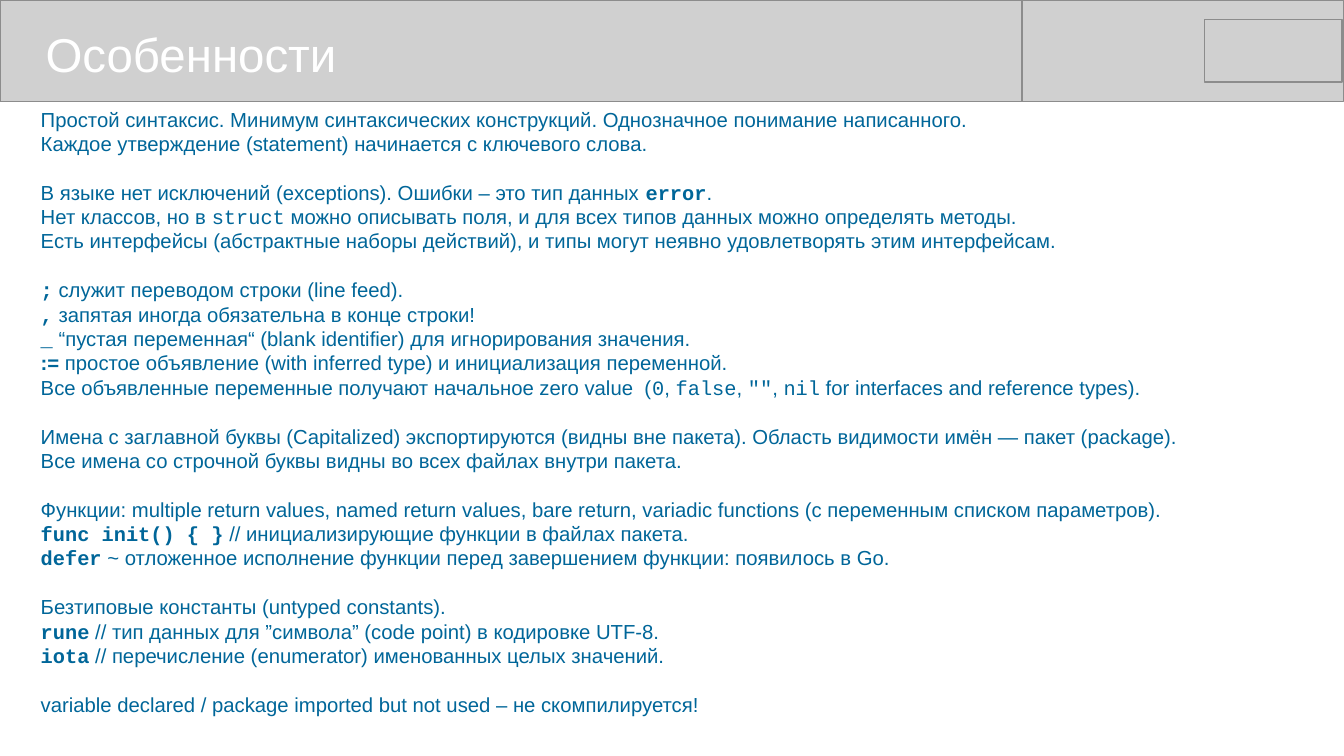
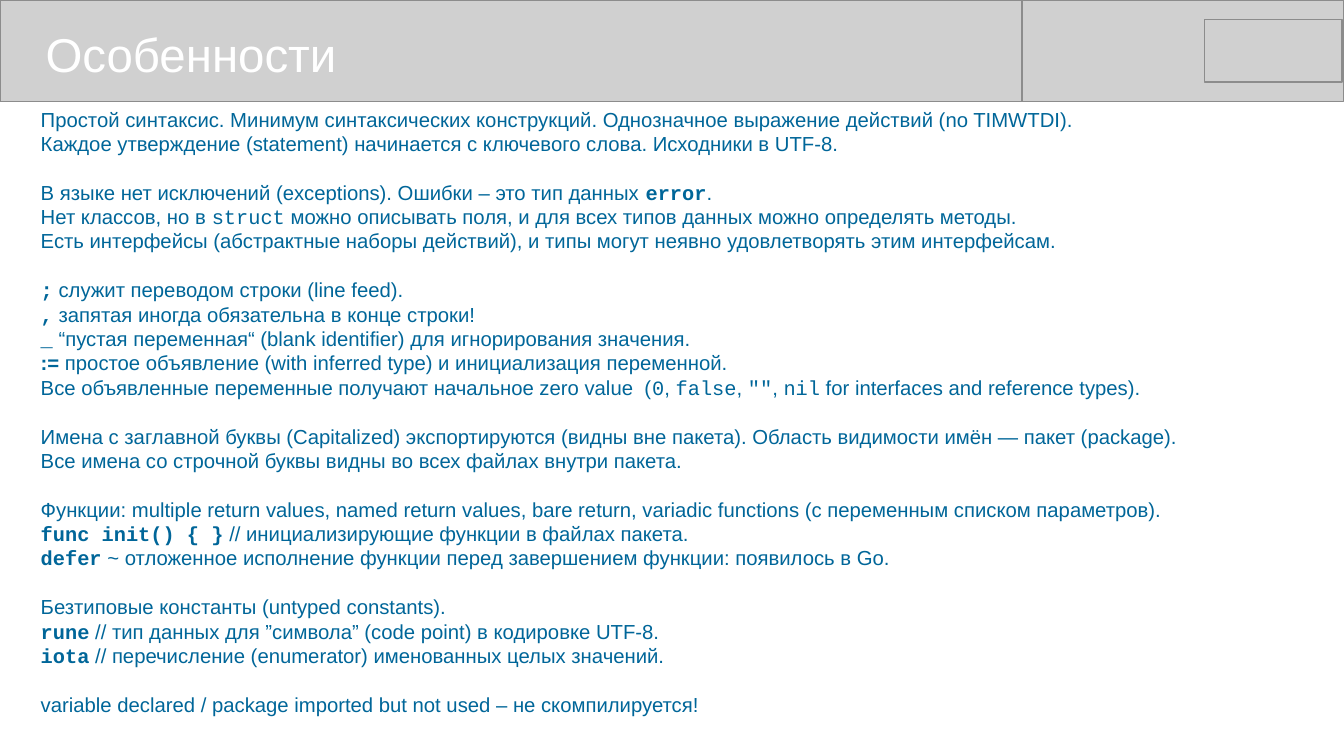
Before and after one commit to mike-shock/Go_language, a slide deck: slide 15 of Go_Review.odp. Drawn at 1344x756 pixels with LibreOffice and Linux fonts; fonts in the diff are those of the drawing; grey boxes stand for pictures. Boxes give left, top, right and bottom in pixels: in the first picture for what was removed or moved away, otherwise in the second. Text is boxed around its words. In the diff, an @@ line names an element or a change of style, - is before the commit and + after.

```diff
--- a/Go_Review.odp
+++ b/Go_Review.odp
@@ text at <box>41,112,1072,156</box>: text changed @@
-Простой синтаксис. Минимум синтаксических конструкций. Однозначное понимание написанного.
-Каждое утверждение (statement) начинается с ключевого слова.
+Простой синтаксис. Минимум синтаксических конструкций. Однозначное выражение действий (no TIMWTDI).
+Каждое утверждение (statement) начинается с ключевого слова. Исходники в UTF-8.
```
Also in this commit, not shown: 9 other slides changed, 1 slide added, 1 other file.
